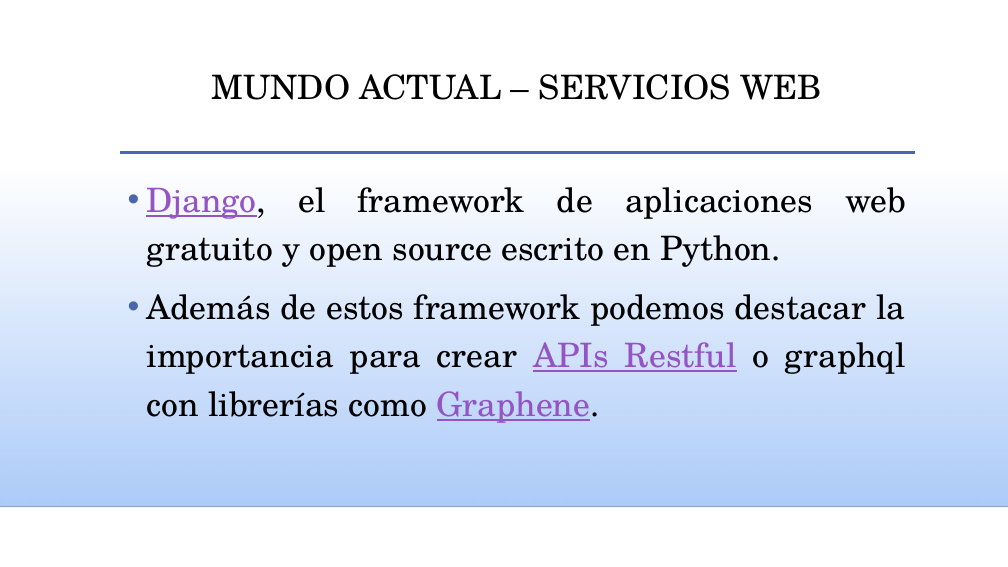
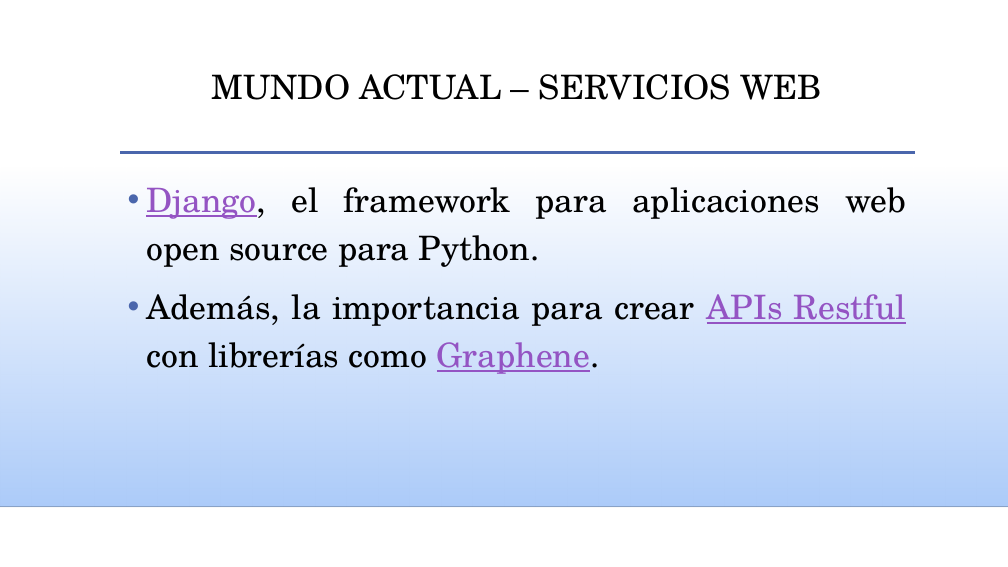
Before and after one commit to adrianleit/Python, a slide deck: slide 16 of 1- Presentacion de Python/Presentacion Python.pptx. Drawn at 1008x567 pixels with LibreOffice and Linux fonts; fonts in the diff are those of the drawing; background and template pictures are left out. Boxes give left, top, right and bottom in pixels: in the first picture for what was removed or moved away, otherwise in the second. Text is boxed around its words. In the diff, an @@ line names an element or a change of style, - is before the commit and + after.

```diff
--- a/1- Presentacion de Python/Presentacion Python.pptx
+++ b/1- Presentacion de Python/Presentacion Python.pptx
@@ text at (x1=146, y1=187, x2=906, y2=374): text changed @@
-• Django, el framework de aplicaciones web gratuito y open source escrito en Python.
-• Además de estos framework podemos destacar la importancia para crear APIs Restful o graphql con librerías como Graphene.
+• Django, el framework para aplicaciones web open source para Python.
+• Además, la importancia para crear APIs Restful con librerías como Graphene.
```
Also in this commit, not shown: 3 other files.
